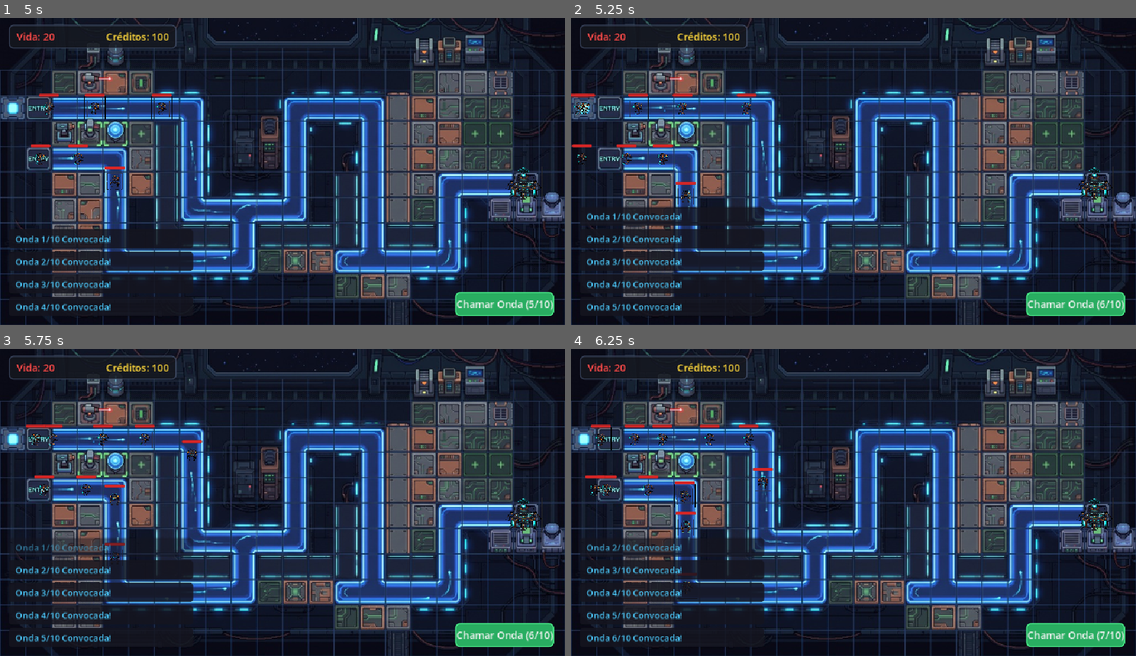
Above: before the commit, frames 1-4 (two rows, left to right).
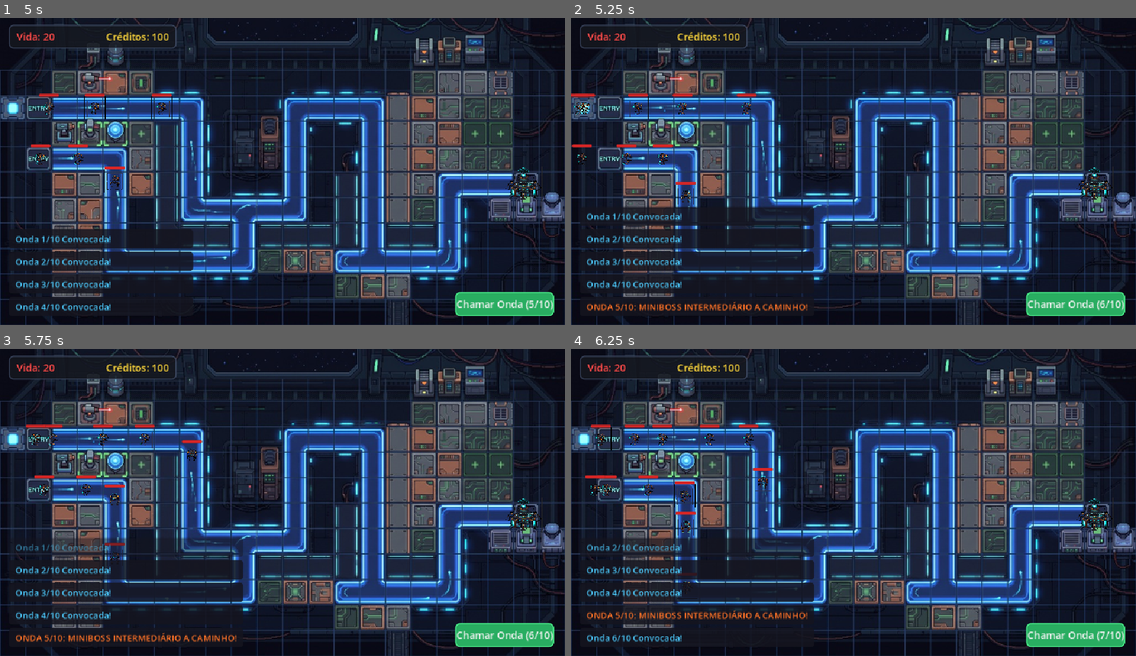
Above: after the commit, the same moments.

Repository: gabdalmazo/godot2dgame
Game: Godot game, scene res://MainMenu.tscn
The game is run twice, just before and just after one commit, with the same random seed, the same clock (stepped at 60 frames per second) and the same inputs. Sound files missing from this copy of the repository are replaced by a short silence.
Inputs:
- Up to frame 1 (5 s): click "Jogar" at 0.5 s; click "Fase 1" at 1.25 s; click "Iniciar Onda" at 2 s; click "Chamar Onda (2/10)" at 2.75 s; click "Chamar Onda (3/10)" at 3.5 s; click "Chamar Onda (4/10)" at 4.25 s
- Up to frame 2 (5.25 s): click "Chamar Onda (5/10)" at 5 s
- Up to frame 3 (5.75 s): no input
- Up to frame 4 (6.25 s): click "Chamar Onda (6/10)" at 5.75 s

Frame 1 is identical in both runs. In frame 2, 2.3% of the frame differs, in the area x 2-43%, y 61-98%; in frame 3, 2.2%; in frame 4, 2.3%.

Commit message:
feat: add intermediate miniboss as last enemy in wave 5

Diff:
--- a/novo-projeto-de-jogo/wave_manager.gd
+++ b/novo-projeto-de-jogo/wave_manager.gd
@@ -72,6 +72,8 @@
 
 	if wave_num >= max_waves:
 		NotificationManager.enviar_mensagem("ONDA FINAL %d/%d: 2 CHEFES A CAMINHO!" % [wave_num, max_waves], Color(1.0, 0.15, 0.2))
+	elif wave_num == 5:
+		NotificationManager.enviar_mensagem("ONDA %d/%d: MINIBOSS INTERMEDIÁRIO A CAMINHO!" % [wave_num, max_waves], Color(1.0, 0.45, 0.15))
 	else:
 		NotificationManager.enviar_mensagem("Onda %d/%d Convocada!" % [wave_num, max_waves], Color(0.3, 0.8, 1.0))
 
@@ -81,8 +83,15 @@
 		if not is_inside_tree():
 			return
 
-		# Na onda final (10), os dois últimos inimigos a serem gerados serão Chefes (Bosses)
-		var is_boss: bool = (wave_num >= max_waves and i >= enemies_in_this_wave - 2 and boss_scene != null)
+		# Na onda final (10), os dois últimos inimigos a serem gerados serão Chefes (Bosses).
+		# Na onda intermediária (5), o último inimigo será um Miniboss intermediário.
+		var is_boss: bool = false
+		if boss_scene != null:
+			if wave_num >= max_waves and i >= enemies_in_this_wave - 2:
+				is_boss = true
+			elif wave_num == 5 and i == enemies_in_this_wave - 1:
+				is_boss = true
+
 		_spawn_single_enemy(wave_num, is_boss, i, enemies_in_this_wave)
 
 		# Aguarda o intervalo de spawn respeitando a pausa do jogo (process_always = false)
@@ -109,12 +118,15 @@
 
 	var enemy: Node = cena_a_instanciar.instantiate()
 
-	# Diferencia o nome dos dois chefes caso seja a onda final
+	# Diferencia o nome dos chefes caso seja o miniboss da onda 5 ou os dois chefes da onda final
 	if is_boss and "boss_name" in enemy and total_wave_enemies > 0:
-		if enemy_index == total_wave_enemies - 2:
-			enemy.boss_name = "Giga Invasor Alpha"
-		else:
-			enemy.boss_name = "Giga Invasor Beta"
+		if wave_num == 5:
+			enemy.boss_name = "Miniboss Sentinela"
+		elif wave_num >= max_waves:
+			if enemy_index == total_wave_enemies - 2:
+				enemy.boss_name = "Giga Invasor Alpha"
+			else:
+				enemy.boss_name = "Giga Invasor Beta"
 
 	# Adiciona à árvore de cena no trajeto antes de fixar os atributos (garante que _ready() inicializou nós internos como HealthBar)
 	target_path.add_child(enemy)
